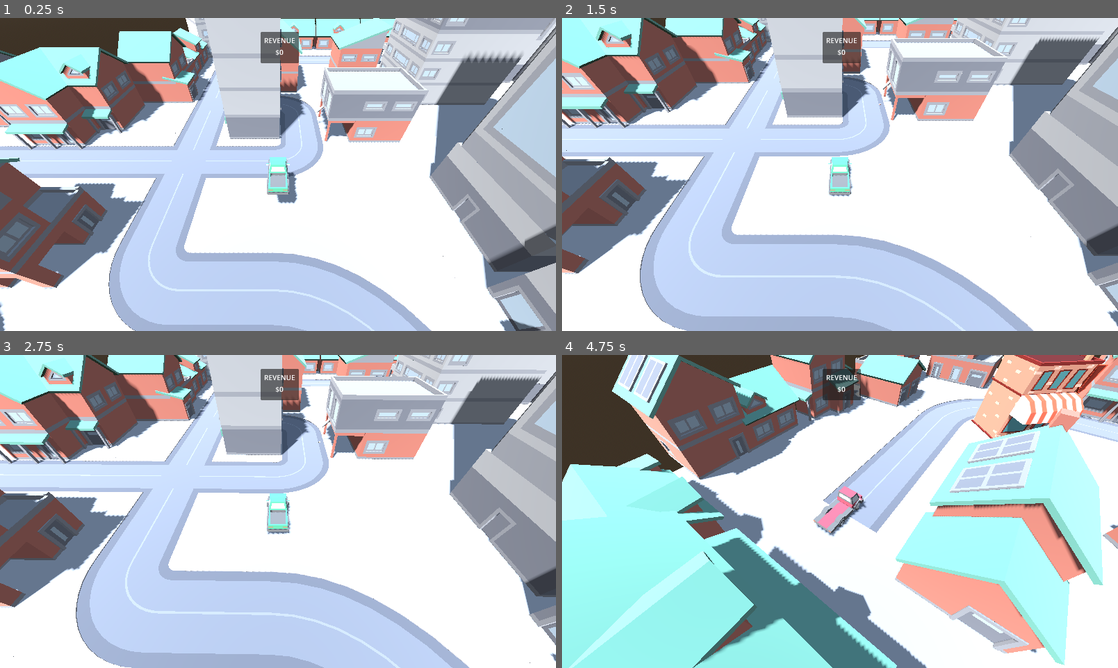
Above: before the commit, frames 1-4 (two rows, left to right).
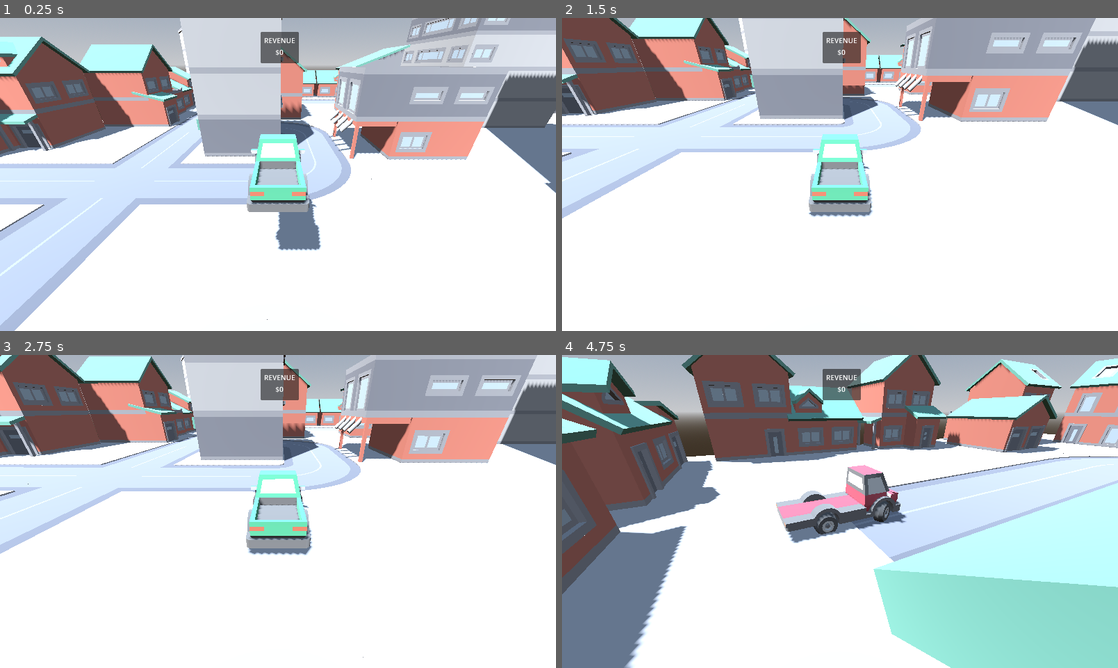
Above: after the commit, the same moments.

Repository: stesim/ld53-delivery
Game: Godot game, scene res://game_world.tscn
The game is run twice, just before and just after one commit, with the same random seed, the same clock (stepped at 60 frames per second) and the same inputs.
Inputs:
- Up to frame 1 (0.25 s): no input
- Up to frame 2 (1.5 s): tap Enter (ui_accept) at 0.5, 0.77 s; hold D (steer_right) 0.53-1.28 s; hold T (test_input, bound only before the commit) 0.53-1.28 s; tap 1 (transfer_item_1) at 0.8, 1.35 s; hold Space (brake) from 1.28 s (still down)
- Up to frame 3 (2.75 s): tap Enter (ui_accept) at 1.52 s; tap 2 (transfer_item_2) at 1.55, 2.1 s; release Space (brake) at 2.03 s; hold D (steer_right) from 2.03 s (still down); tap 3 (transfer_item_3) at 2.3 s
- Up to frame 4 (4.75 s): release D (steer_right) at 2.78 s; hold W (accelerate) 2.78-3.53 s; tap 3 (transfer_item_3) at 2.85 s; tap Enter (ui_accept) at 3.02, 3.77, 4.52 s; tap 4 (transfer_item_4) at 3.05, 3.6 s; hold T (test_input, bound only before the commit) 3.53-4.28 s; hold A (steer_left) from 3.53 s (still down); tap Tab (swap_vehicle) at 4.35 s; tap 1 (transfer_item_1) at 4.55 s

The runs differ from the first frame. In frame 1, 69% of the frame differs, in the area x 0-100%, y 0-100%; in frame 2, 62%; in frame 3, 62%; in frame 4, 85%.

Commit message:
added spawning of all food items

Diff:
--- a/food_item.gd
+++ b/food_item.gd
@@ -2,3 +2,9 @@
 
 
 @export var item_scene : PackedScene
+
+
+func _ready() -> void:
+	var item_instance := item_scene.instantiate()
+	item_instance.scale = 0.5 * Vector3.ONE
+	add_child(item_instance)
--- a/food_item.tscn
+++ b/food_item.tscn
@@ -12,9 +12,6 @@
 script = ExtResource("1_axxur")
 item_scene = ExtResource("1_hadva")
 
-[node name="burger" parent="." instance=ExtResource("1_hadva")]
-transform = Transform3D(0.5, 0, 0, 0, 0.5, 0, 0, 0, 0.5, 0, 0, 0)
-
 [node name="collision_shape" type="CollisionShape3D" parent="."]
 transform = Transform3D(1, 0, 0, 0, 1, 0, 0, 0, 1, 0, 0.075, 0)
 shape = SubResource("CylinderShape3D_awam6")
--- a/game_world.tscn
+++ b/game_world.tscn
@@ -39,7 +39,7 @@
 
 [node name="vehicle_follower" type="Node3D" parent="." node_paths=PackedStringArray("target")]
 unique_name_in_owner = true
-transform = Transform3D(-1, 0, -8.74228e-08, -6.18172e-08, 0.707107, 0.707107, 6.18172e-08, 0.707107, -0.707107, -30.2455, 12.3054, 9.6208)
+transform = Transform3D(-1, 0, -8.74228e-08, -6.18172e-08, 0.707107, 0.707107, 6.18172e-08, 0.707107, -0.707107, -30.2455, 5.3054, 13.6208)
 script = ExtResource("3_p7flm")
 target = NodePath("../truck")
 
--- a/map_elements/headquarters.gd
+++ b/map_elements/headquarters.gd
@@ -3,13 +3,29 @@
 
 const FoodItem := preload("res://food_item.tscn")
 
+const TRANSFER_INPUT_MAPPINGS : Array[StringName]= [
+	&"transfer_item_1",
+	&"transfer_item_2",
+	&"transfer_item_3",
+	&"transfer_item_4",
+]
 
-func _ready() -> void:
-	%loading_area.backing_inventories = GameState.create_item_inventories(9999, 9999)
+
+@onready var _item_spawn_locations := %item_spawn_locations
+@onready var _loading_area := %loading_area
 
 
 func _unhandled_input(event : InputEvent) -> void:
-	if event.is_action_pressed(&"test_input"):
-		var item : Node3D = FoodItem.instantiate()
-		get_tree().current_scene.add_child(item)
-		item.global_position = %spawn_location.global_position
+	if not _loading_area.has_overlapping_areas() or event.is_echo():
+		return
+	for i in TRANSFER_INPUT_MAPPINGS.size():
+		if event.is_action_pressed(TRANSFER_INPUT_MAPPINGS[i]):
+			_spawn_item(i)
+
+
+func _spawn_item(index : int) -> void:
+	var item := GameState.FOOD_ITEMS[index]
+	var instance : Node3D = FoodItem.instantiate()
+	instance.item_scene = item
+	get_tree().current_scene.add_child(instance)
+	instance.global_position = _item_spawn_locations.get_child(index).global_position
--- a/map_elements/headquarters.tscn
+++ b/map_elements/headquarters.tscn
@@ -1,9 +1,8 @@
-[gd_scene load_steps=15 format=3 uid="uid://bwjagmncfpjaa"]
+[gd_scene load_steps=14 format=3 uid="uid://bwjagmncfpjaa"]
 
 [ext_resource type="ArrayMesh" uid="uid://bcd1kbcl512oe" path="res://assets/buildings/headquarters.res" id="1_0ya24"]
 [ext_resource type="Script" path="res://map_elements/headquarters.gd" id="1_smhg0"]
 [ext_resource type="PackedScene" uid="uid://ch5qsdonm1f7x" path="res://map_elements/road_element.tscn" id="2_8yeug"]
-[ext_resource type="PackedScene" uid="uid://br25j1oumvjbg" path="res://loading_area.tscn" id="4_mxkv2"]
 
 [sub_resource type="BoxShape3D" id="BoxShape3D_hcft0"]
 
@@ -123,9 +122,6 @@
 }]
 blend_shape_mode = 0
 shadow_mesh = SubResource("ArrayMesh_h07qk")
-
-[sub_resource type="BoxShape3D" id="BoxShape3D_4c864"]
-size = Vector3(5, 5, 5)
 
 [sub_resource type="CylinderMesh" id="CylinderMesh_1exjh"]
 top_radius = 0.125
@@ -134,6 +130,9 @@
 radial_segments = 16
 rings = 2
 
+[sub_resource type="BoxShape3D" id="BoxShape3D_f0j8l"]
+size = Vector3(6, 2, 5)
+
 [node name="headquarters" type="Node3D"]
 script = ExtResource("1_smhg0")
 
@@ -164,18 +163,51 @@
 visible = false
 mesh = SubResource("ArrayMesh_sfjbl")
 
-[node name="loading_area" parent="." instance=ExtResource("4_mxkv2")]
-unique_name_in_owner = true
-player_controlled = true
+[node name="item_spawn_locations" type="Node3D" parent="."]
+unique_name_in_owner = true
+
+[node name="0" type="Marker3D" parent="item_spawn_locations"]
+unique_name_in_owner = true
+transform = Transform3D(0.707107, -0.707107, 0, 0.707107, 0.707107, 0, 0, 0, 1, 2.9, 1.65, 1)
+
+[node name="spawner_mesh" type="MeshInstance3D" parent="item_spawn_locations/0"]
+transform = Transform3D(1, 0, 0, 0, 1, 0, 0, 0, 1, -0.0299332, 0.490177, 0)
+mesh = SubResource("CylinderMesh_1exjh")
+skeleton = NodePath("../../..")
+
+[node name="1" type="Marker3D" parent="item_spawn_locations"]
+unique_name_in_owner = true
+transform = Transform3D(0.707107, -0.707107, 0, 0.707107, 0.707107, 0, 0, 0, 1, 2.9, 1.65, 2)
+
+[node name="spawner_mesh" type="MeshInstance3D" parent="item_spawn_locations/1"]
+transform = Transform3D(1, 0, 0, 0, 1, 0, 0, 0, 1, -0.0299332, 0.490177, 0)
+mesh = SubResource("CylinderMesh_1exjh")
+skeleton = NodePath("../../..")
+
+[node name="2" type="Marker3D" parent="item_spawn_locations"]
+unique_name_in_owner = true
+transform = Transform3D(0.707107, -0.707107, 0, 0.707107, 0.707107, 0, 0, 0, 1, 2.9, 1.65, 3)
+
+[node name="spawner_mesh" type="MeshInstance3D" parent="item_spawn_locations/2"]
+transform = Transform3D(1, 0, 0, 0, 1, 0, 0, 0, 1, -0.0299332, 0.490177, 0)
+mesh = SubResource("CylinderMesh_1exjh")
+skeleton = NodePath("../../..")
+
+[node name="3" type="Marker3D" parent="item_spawn_locations"]
+unique_name_in_owner = true
+transform = Transform3D(0.707107, -0.707107, 0, 0.707107, 0.707107, 0, 0, 0, 1, 2.9, 1.65, 4)
+
+[node name="spawner_mesh" type="MeshInstance3D" parent="item_spawn_locations/3"]
+transform = Transform3D(1, 0, 0, 0, 1, 0, 0, 0, 1, -0.0299332, 0.490177, 0)
+mesh = SubResource("CylinderMesh_1exjh")
+skeleton = NodePath("../../..")
+
+[node name="loading_area" type="Area3D" parent="."]
+unique_name_in_owner = true
+collision_layer = 0
+collision_mask = 2
+monitorable = false
 
 [node name="shape" type="CollisionShape3D" parent="loading_area"]
-transform = Transform3D(1, 0, 0, 0, 1, 0, 0, 0, 1, 2.5, 2.5, 2.5)
-shape = SubResource("BoxShape3D_4c864")
-
-[node name="spawner_mesh" type="MeshInstance3D" parent="."]
-transform = Transform3D(0.707107, -0.707107, 0, 0.707107, 0.707107, 0, 0, 0, 1, 2.53522, 1.98253, 3)
-mesh = SubResource("CylinderMesh_1exjh")
-
-[node name="spawn_location" type="Marker3D" parent="spawner_mesh"]
-unique_name_in_owner = true
-transform = Transform3D(1, 0, 0, 0, 1, 0, 0, 0, 1, 0.029933, -0.490177, 0)
+transform = Transform3D(1, 0, 0, 0, 1, 0, 0, 0, 1, 3, 1, 2.5)
+shape = SubResource("BoxShape3D_f0j8l")
--- a/project.godot
+++ b/project.godot
@@ -80,11 +80,6 @@
 "events": [Object(InputEventKey,"resource_local_to_scene":false,"resource_name":"","device":-1,"window_id":0,"alt_pressed":false,"shift_pressed":false,"ctrl_pressed":false,"meta_pressed":false,"pressed":false,"keycode":0,"physical_keycode":52,"key_label":0,"unicode":52,"echo":false,"script":null)
 ]
 }
-test_input={
-"deadzone": 0.5,
-"events": [Object(InputEventKey,"resource_local_to_scene":false,"resource_name":"","device":-1,"window_id":0,"alt_pressed":false,"shift_pressed":false,"ctrl_pressed":false,"meta_pressed":false,"pressed":false,"keycode":0,"physical_keycode":84,"key_label":0,"unicode":116,"echo":false,"script":null)
-]
-}
 swap_vehicle={
 "deadzone": 0.5,
 "events": [Object(InputEventKey,"resource_local_to_scene":false,"resource_name":"","device":-1,"window_id":0,"alt_press …(182 unchanged characters)…
--- a/vehicles/vehicle.tscn
+++ b/vehicles/vehicle.tscn
@@ -114,6 +114,5 @@
 unique_name_in_owner = true
 stream = ExtResource("8_sj5ua")
 volume_db = -6.0
-autoplay = true
 
 [connection signal="body_entered" from="." to="." method="_on_body_entered"]
